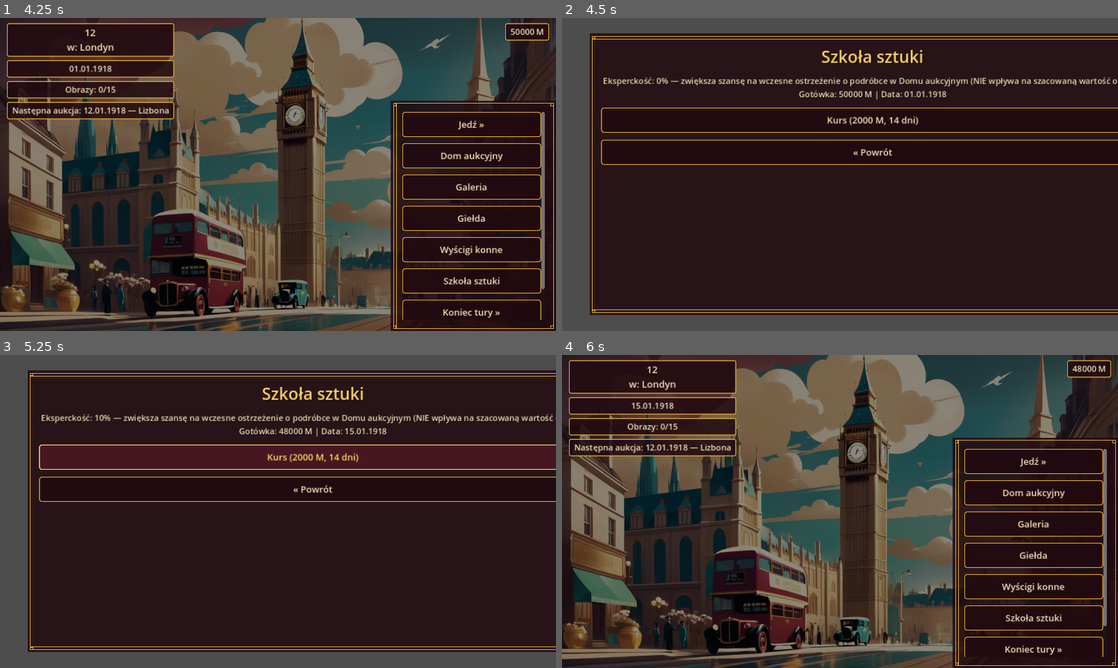
Above: before the commit, frames 1-4 (two rows, left to right).
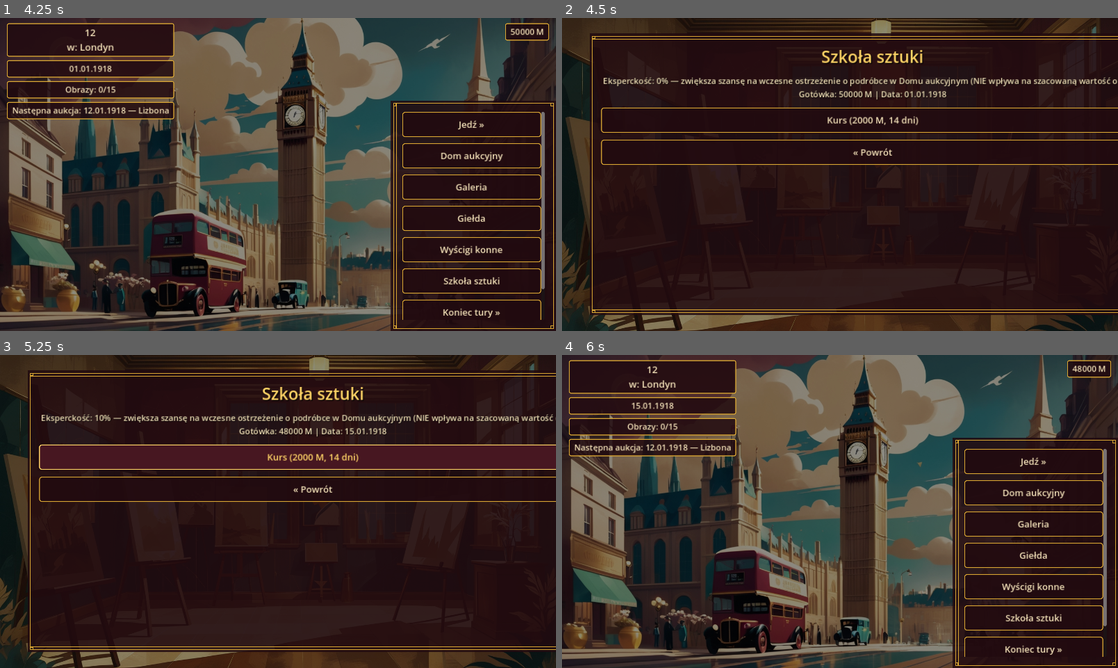
Above: after the commit, the same moments.

Repository: cinekm20/the-forger-retro-tycoon
Game: Godot game, scene res://scenes/main_menu/MainMenu.tscn
Two runs of this game, one before a commit and one after it. Both use one fixed random seed, a clock stepped at 60 frames per second and the inputs below.
Inputs (mouse positions are in pixels of both pictures, inside the frame that each line leads up to):
- Up to frame 1 (4.25 s): click "1" at 0.5 s; click "Tryb łatwy (15/40 obrazów do …" at 1.25 s; click "Nowa gra" at 2 s; click (294, 205) at 2.77 s; type "12" at 2.85 s; click "Rozpocznij grę" at 3.5 s
- Up to frame 2 (4.5 s): click "Szkoła sztuki" at 4.25 s
- Up to frame 3 (5.25 s): click "Kurs (2000 M, 14 dni)" at 5 s
- Up to frame 4 (6 s): click "« Powrót" at 5.75 s

Frame 1 is identical in both runs. In frame 2, 14% of the frame differs, in the area x 0-100%, y 0-100%; in frame 3, 14%; in frame 4, nothing differs.

Commit message:
Podepnij tło art_school.jpg do ekranu Szkoły sztuki

Diff:
--- a/game/scenes/art_school/ArtSchool.gd
+++ b/game/scenes/art_school/ArtSchool.gd
@@ -11,6 +11,7 @@
 
 
 func _ready() -> void:
+	ScreenHelpers.make_background(self, "res://art/backgrounds/art_school.jpg")
 	var root := ScreenHelpers.make_root(self)
 	ScreenHelpers.make_title(root, "Szkoła sztuki")
 	ScreenHelpers.make_turn_indicator(root)
